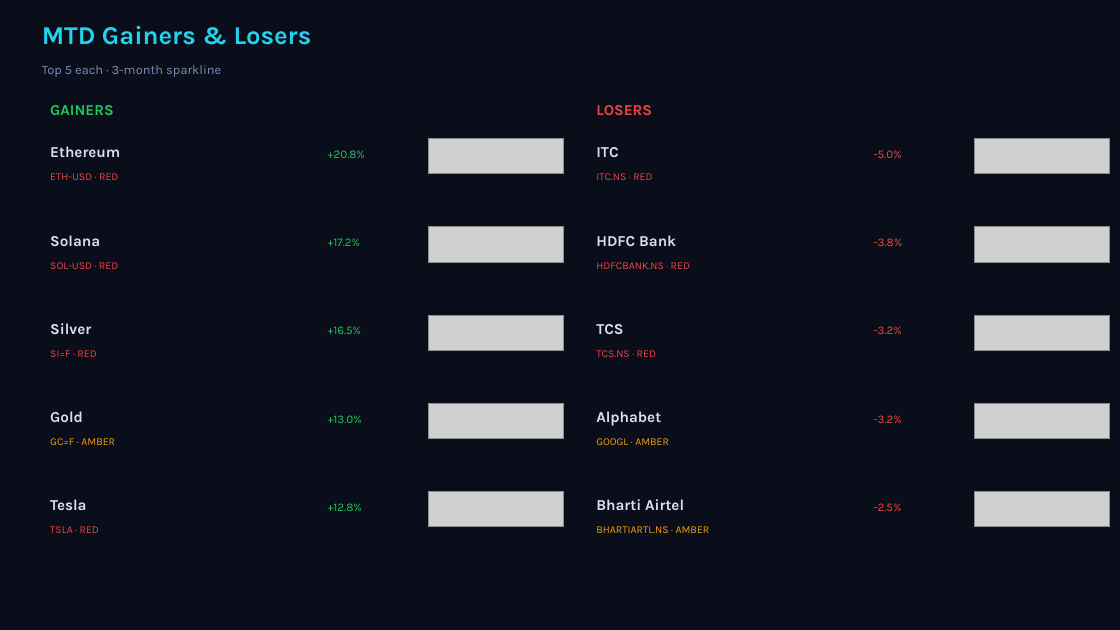
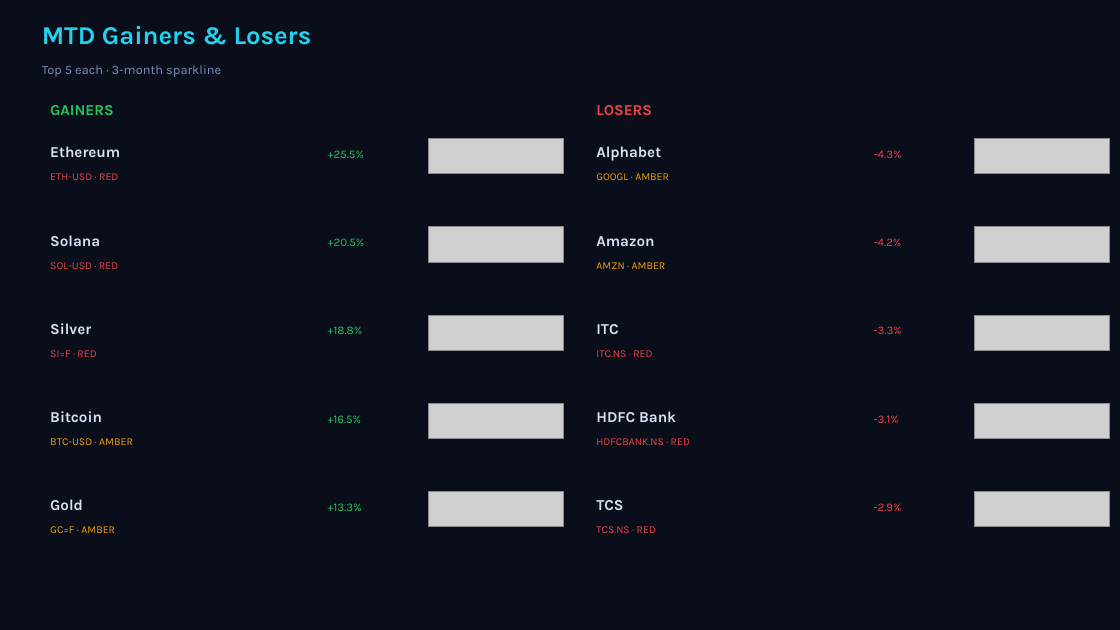
Before and after one commit to Pravkum23/pmr-terminal, a slide deck: slide 2 of docs/pmr_daily.pptx. Drawn at 1120x630 pixels with LibreOffice and Linux fonts; fonts in the diff are those of the drawing; grey boxes stand for pictures. Boxes give left, top, right and bottom in pixels: in the first picture for what was removed or moved away, otherwise in the second. Text is boxed around its words. In the diff, an @@ line names an element or a change of style, - is before the commit and + after.

```diff
--- a/docs/pmr_daily.pptx
+++ b/docs/pmr_daily.pptx
@@ text at bbox=[596, 146, 661, 161]: text changed @@
-ITC
+Alphabet
@@ text at bbox=[328, 150, 364, 158]: text changed @@
-+20.8%
++25.5%
@@ text at bbox=[596, 173, 669, 180]: text changed; text colour #EF4444 to #F59E0B @@
-ITC.NS · RED
+GOOGL · AMBER
@@ text at bbox=[874, 150, 902, 158]: text changed @@
--5.0%
+-4.3%
@@ text at bbox=[328, 238, 365, 246]: text changed @@
-+17.2%
++20.5%
@@ text at bbox=[596, 236, 654, 246]: text changed @@
-HDFC Bank
+Amazon
@@ text at bbox=[874, 238, 902, 246]: text changed @@
--3.8%
+-4.2%
@@ text at bbox=[596, 262, 666, 269]: text changed; text colour #EF4444 to #F59E0B @@
-HDFCBANK.NS · RED
+AMZN · AMBER
@@ text added at bbox=[328, 326, 363, 334], 10 pt, text #22C55E @@
++18.8%
@@ text at bbox=[596, 324, 618, 334]: text changed @@
-TCS
+ITC
@@ text at bbox=[596, 350, 652, 357]: text changed @@
-TCS.NS · RED
+ITC.NS · RED
@@ text added at bbox=[50, 411, 102, 422], 13 pt, text #D7E1F3, bold @@
+Bitcoin
@@ text "+16.5%": place and size @@
-text "+16.5%" at bbox=[328, 326, 362, 334]
+text "+16.5%" at bbox=[328, 415, 362, 423]
@@ text removed at bbox=[328, 415, 362, 423] @@
-+13.0%
@@ text at bbox=[596, 411, 676, 422]: text changed @@
-Alphabet
+HDFC Bank
@@ text at bbox=[874, 415, 899, 423]: text changed @@
--3.2%
+-3.1%
@@ text at bbox=[50, 438, 133, 445]: text changed @@
-GC=F · AMBER
+BTC-USD · AMBER
@@ text at bbox=[596, 438, 690, 445]: text changed; text colour #F59E0B to #EF4444 @@
-GOOGL · AMBER
+HDFCBANK.NS · RED
@@ text "Gold": place and size @@
-text "Gold" at bbox=[50, 411, 83, 422]
+text "Gold" at bbox=[50, 499, 83, 510]
@@ text removed at bbox=[50, 499, 86, 510] @@
-Tesla
@@ text at bbox=[328, 503, 362, 511]: text changed @@
-+12.8%
++13.3%
@@ text at bbox=[596, 500, 623, 510]: text changed @@
-Bharti Airtel
+TCS
@@ text at bbox=[874, 503, 902, 511]: text changed @@
--2.5%
+-2.9%
@@ text at bbox=[50, 526, 115, 533]: text changed; text colour #EF4444 to #F59E0B @@
-TSLA · RED
+GC=F · AMBER
@@ text at bbox=[596, 526, 656, 533]: text changed; text colour #F59E0B to #EF4444 @@
-BHARTIARTL.NS · AMBER
+TCS.NS · RED
```
Also in this commit, not shown: 3 other slides changed, 2 other files.
